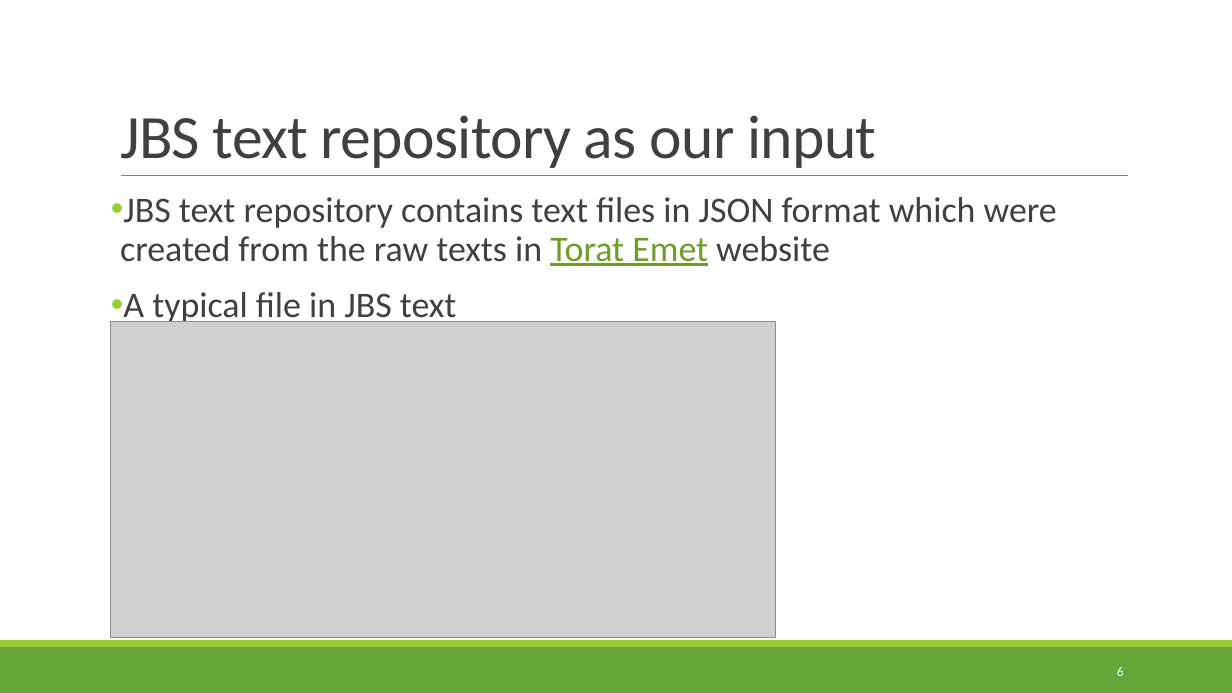
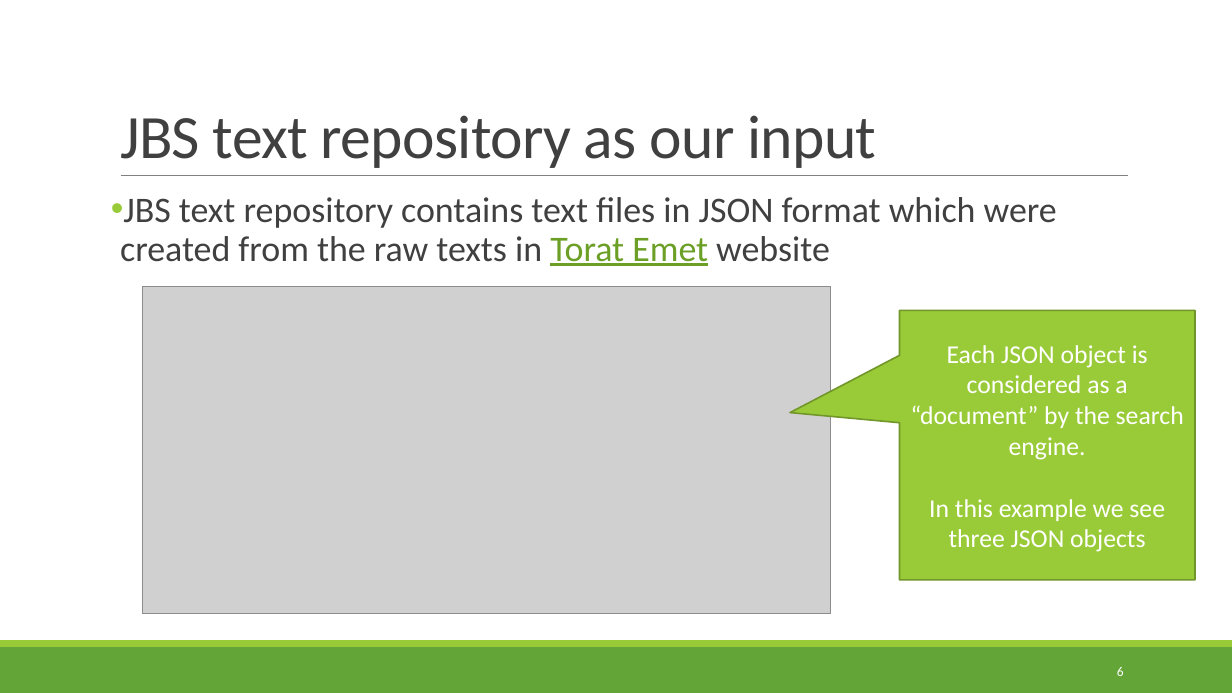
Before and after one commit to TechnionTDK/jbs-ir, a slide deck: slide 6 of Jewish Bookshelf IR System.pptx. Drawn at 1232x693 pixels with LibreOffice and Linux fonts; fonts in the diff are those of the drawing; grey boxes stand for pictures. Boxes give left, top, right and bottom in pixels: in the first picture for what was removed or moved away, otherwise in the second. Text is boxed around its words. In the diff, an @@ line names an element or a change of style, - is before the commit and + after.

```diff
--- a/Jewish Bookshelf IR System.pptx
+++ b/Jewish Bookshelf IR System.pptx
@@ text at [123,292,457,327]: paragraph removed @@
-• A typical file in JBS text
@@ picture: place and size @@
-picture at [111,322,775,638]
+picture at [142,287,831,615]
@@ speech box added at [900,311,1196,580], fill #99CB38, outline #719629 1.25 pt, 20 pt, text #FFFFFF @@
+Each JSON object is considered as a “document” by the search engine.
+In this example we see three JSON objects
```
Also in this commit, not shown: 9 other slides changed.
